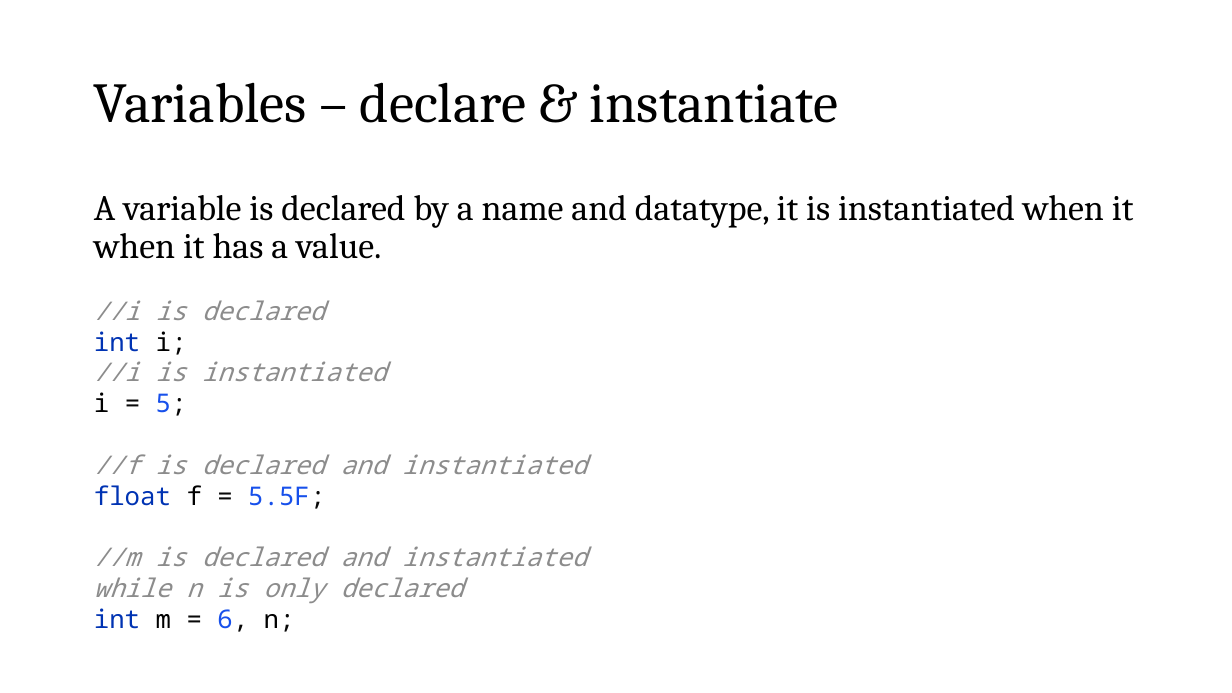
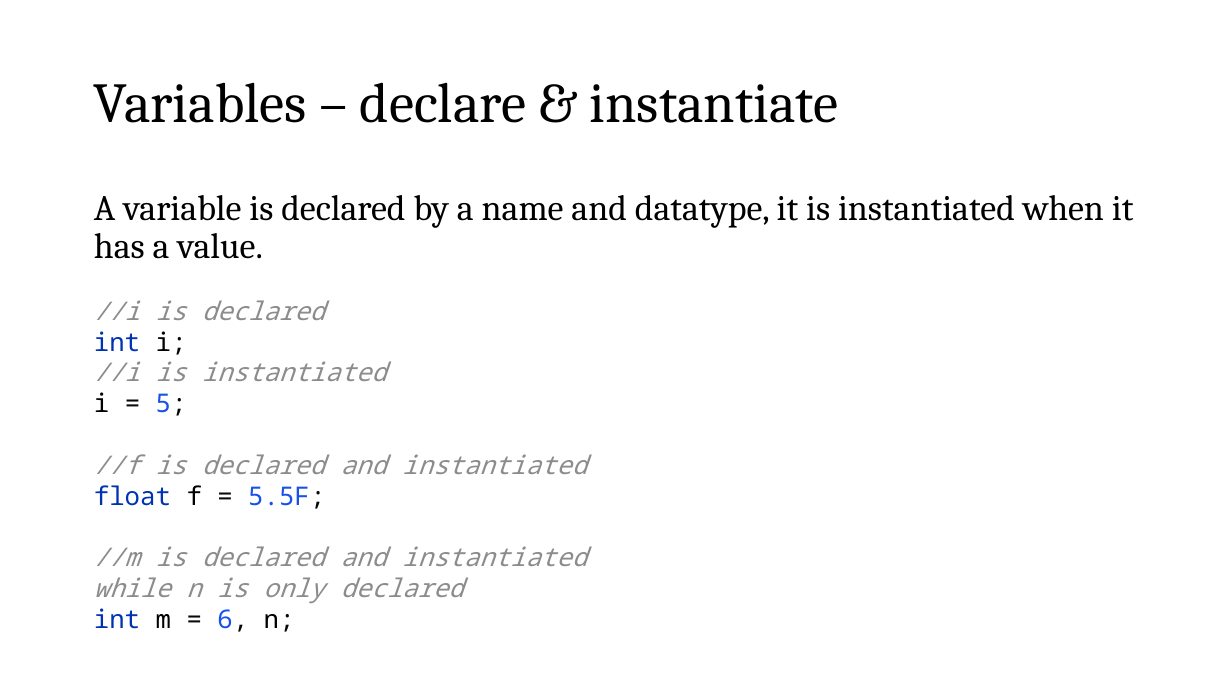
Before and after one commit to telmerie/learning-java, a slide deck: slide 13 of Java.pptx (slide 11 before the commit). Drawn at 1232x693 pixels with LibreOffice and Linux fonts; fonts in the diff are those of the drawing. Boxes give left, top, right and bottom in pixels: in the first picture for what was removed or moved away, otherwise in the second. Text is boxed around its words. In the diff, an @@ line names an element or a change of style, - is before the commit and + after.

```diff
--- a/Java.pptx
+++ b/Java.pptx
@@ text at (94, 195, 1134, 259): text changed @@
-A variable is declared by a name and datatype, it is instantiated when it when it has a value.
+A variable is declared by a name and datatype, it is instantiated when it has a value.
```
Also in this commit, not shown: 5 other slides changed, 4 slides added.
